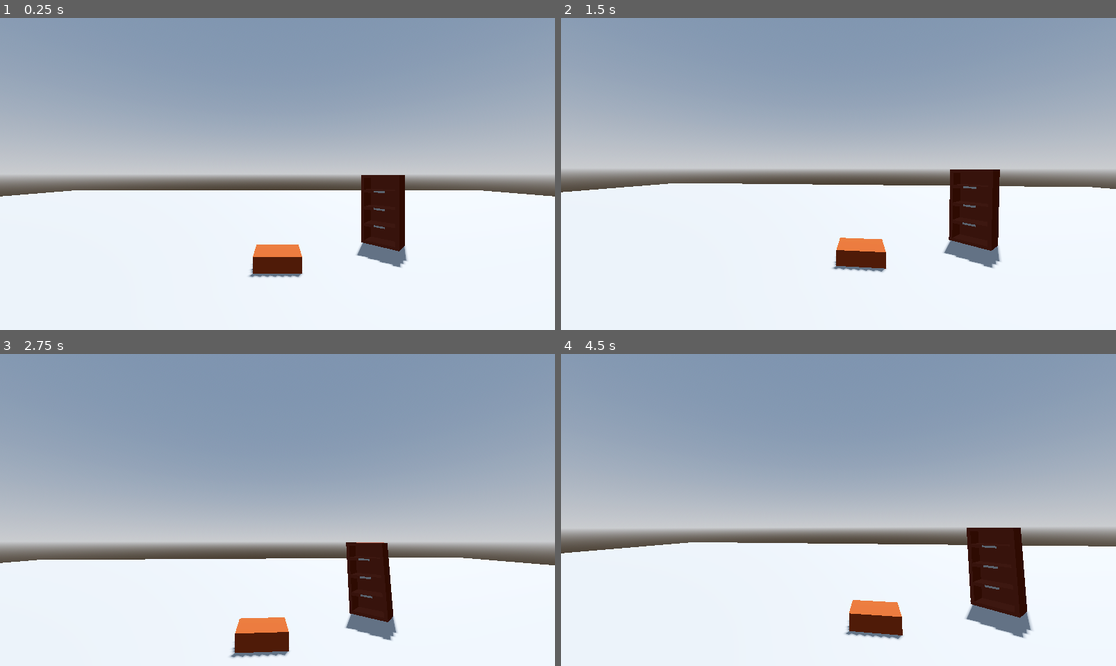
Above: before the commit, frames 1-4 (two rows, left to right).
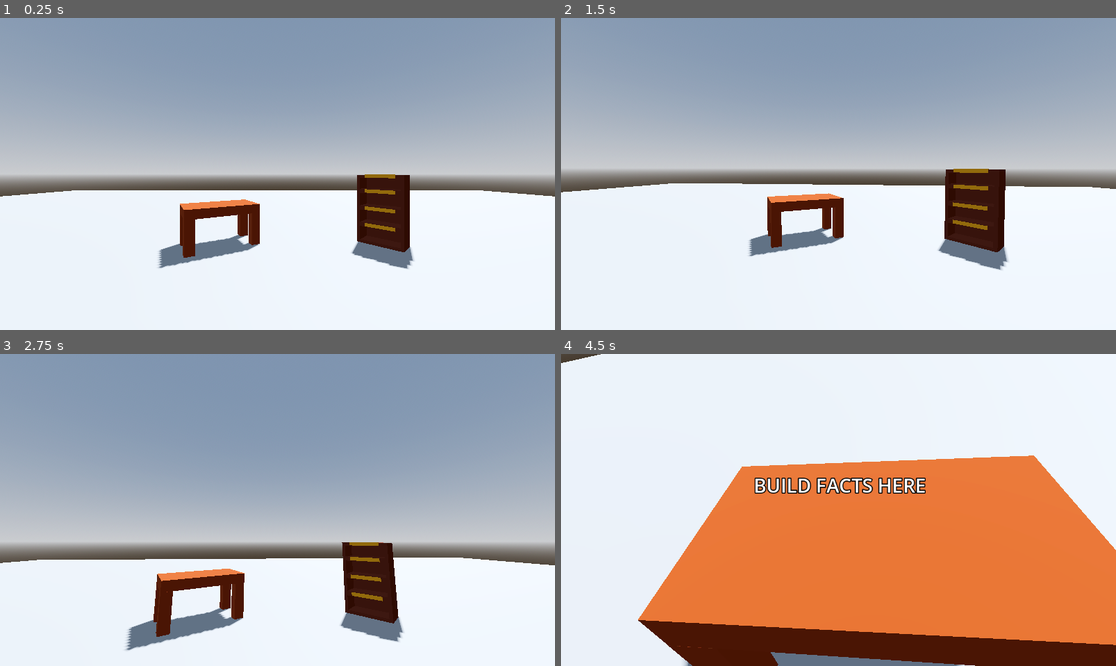
Above: after the commit, the same moments.

Repository: AJaxx86/make-anything-jam-26
Game: Godot game, scene res://world.tscn
Same seed, same stepped clock (60 frames per second), same inputs: the game is played once before the commit and once after it. The project has no main scene, so this scene is started directly.
Inputs (mouse positions are in pixels of both pictures, inside the frame that each line leads up to):
- Up to frame 1 (0.25 s): no input
- Up to frame 2 (1.5 s): tap Enter at 0.5 s; move the mouse to (960, 158) at 0.52 s; press the mouse at (960, 158) at 0.53 s; move the mouse to (727, 189) at 1.27 s; release the mouse at (727, 189) at 1.28 s; click (727, 189) at 1.35 s
- Up to frame 3 (2.75 s): move the mouse to (333, 441) at 2.02 s; press the mouse at (333, 441) at 2.03 s
- Up to frame 4 (4.5 s): move the mouse to (810, 572) at 2.77 s; release the mouse at (810, 572) at 2.78 s; click (810, 572) at 2.85 s; move the mouse to (1005, 556) at 3.52 s; press the mouse at (1005, 556) at 3.53 s; move the mouse to (672, 463) at 4.27 s; release the mouse at (672, 463) at 4.28 s; click (672, 463) at 4.35 s

The runs differ from the first frame. In frame 1, 3.9% of the frame differs, in the area x 28-75%, y 50-84%; in frame 2, 3.8%; in frame 3, 4.8%; in frame 4, 93%, in the area x 0-100%, y 0-100%.

Commit message:
added font and organised files

Diff:
--- a/bookshelf.tscn
+++ b/interactables/bookshelf.tscn
@@ -1,16 +1,17 @@
 [gd_scene format=3 uid="uid://bpsfi1tskpjla"]
 
-[ext_resource type="Script" uid="uid://dy5p7js7mby1m" path="res://interactable.gd" id="1_bhfym"]
+[ext_resource type="Script" uid="uid://dy5p7js7mby1m" path="res://interactables/interactable.gd" id="1_bhfym"]
+[ext_resource type="Script" uid="uid://ume7rejtp6vh" path="res://interactables/draw_babel.gd" id="2_cyyaw"]
 
 [sub_resource type="BoxShape3D" id="BoxShape3D_gv5m4"]
-size = Vector3(1, 2, 0.5840976)
+size = Vector3(1.22, 2, 0.5633672)
 
 [sub_resource type="StandardMaterial3D" id="StandardMaterial3D_bhfym"]
 albedo_color = Color(0.38223523, 0.12471258, 0, 1)
 
 [sub_resource type="BoxMesh" id="BoxMesh_bhfym"]
 material = SubResource("StandardMaterial3D_bhfym")
-size = Vector3(0.98417664, 1.9924664, 0.08691406)
+size = Vector3(1.2360245, 1.9930704, 0.087)
 
 [sub_resource type="BoxMesh" id="BoxMesh_cyyaw"]
 material = SubResource("StandardMaterial3D_bhfym")
@@ -18,17 +19,21 @@
 
 [sub_resource type="BoxMesh" id="BoxMesh_pweli"]
 material = SubResource("StandardMaterial3D_bhfym")
-size = Vector3(0.50756836, 0.99526596, 0.08691406)
+size = Vector3(0.508, 1.235, 0.087)
 
 [sub_resource type="BoxMesh" id="BoxMesh_7ue8p"]
 material = SubResource("StandardMaterial3D_bhfym")
-size = Vector3(0.50756836, 0.8232794, 0.08691406)
+size = Vector3(0.508, 1.073, 0.122)
+
+[sub_resource type="StandardMaterial3D" id="StandardMaterial3D_cyyaw"]
+albedo_color = Color(0.8949411, 0.6110295, 0, 1)
 
 [sub_resource type="BoxMesh" id="BoxMesh_c1t0j"]
-size = Vector3(0.3, 0.05, 0.01)
+material = SubResource("StandardMaterial3D_cyyaw")
+size = Vector3(0.805, 0.1, 0.01)
 
 [sub_resource type="BoxShape3D" id="BoxShape3D_dmqdl"]
-size = Vector3(0.3, 0.05, 0.01)
+size = Vector3(0.805, 0.1, 0.01)
 
 [node name="Bookshelf" type="Area3D" unique_id=51938480 node_paths=PackedStringArray("camera_marker") groups=["Interactable"]]
 transform = Transform3D(0.99999994, 0, 0, 0, 1, 0, 0, 0, 0.99999994, 0, 0, 0)
@@ -37,7 +42,7 @@
 camera_fov = 60.0
 
 [node name="CollisionShape3D" type="CollisionShape3D" parent="." unique_id=914914570]
-transform = Transform3D(0.9999987, 0, 0, 0, 1, 0, 0, 0, 0.9999987, 0, 0, -0.0044511845)
+transform = Transform3D(0.99999833, 0, 0, 0, 1, 0, 0, 0, 0.99999833, 0, 0, 0.0008652149)
 shape = SubResource("BoxShape3D_gv5m4")
 
 [node name="Marker3D" type="Marker3D" parent="." unique_id=483619954]
@@ -46,19 +51,19 @@
 [node name="Mesh" type="Node3D" parent="." unique_id=1664873079]
 
 [node name="Back" type="MeshInstance3D" parent="Mesh" unique_id=1226391554]
-transform = Transform3D(0.9999427, 0, 0, 0, 1, 0, 0, 0, 0.9999427, 8.054075e-06, -0.0028425753, -0.24755934)
+transform = Transform3D(0.99993694, 0, 0, 0, 1, 0, 0, 0, 0.99993694, -0.004910585, -0.0033777654, -0.24755919)
 mesh = SubResource("BoxMesh_bhfym")
 
 [node name="Side" type="MeshInstance3D" parent="Mesh" unique_id=456869698]
-transform = Transform3D(-4.3708695e-08, 0, 0.99994785, 0, 1, 0, -0.99994785, 0, -4.3708695e-08, -0.4527334, -0.03730321, 0.037955057)
+transform = Transform3D(-4.3708685e-08, 0, 0.99994767, 0, 1, 0, -0.99994767, 0, -4.3708685e-08, -0.5759895, -0.03730321, 0.037955046)
 mesh = SubResource("BoxMesh_cyyaw")
 
 [node name="Side2" type="MeshInstance3D" parent="Mesh" unique_id=1377846676]
-transform = Transform3D(-4.370947e-08, 0, 0.99996084, 0, 1, 0, -0.99996084, 0, -4.370947e-08, 0.451542, -0.043954074, 0.037955068)
+transform = Transform3D(-4.3709463e-08, 0, 0.9999607, 0, 1, 0, -0.9999607, 0, -4.3709463e-08, 0.57349813, -0.043954074, 0.03795506)
 mesh = SubResource("BoxMesh_cyyaw")
 
 [node name="Top" type="MeshInstance3D" parent="Mesh" unique_id=1224314586]
-transform = Transform3D(1.910538e-15, 0.9999819, -4.370861e-08, 4.3709488e-08, -4.371139e-08, -0.99996114, -0.999943, 0, -4.3708408e-08, -0.0030045805, 0.9501629, 0.037955035)
+transform = Transform3D(1.9105275e-15, 0.9999789, -4.3708432e-08, 4.3709488e-08, -4.371139e-08, -0.99996114, -0.99994004, 0, -4.370823e-08, -0.0030045803, 0.9501629, 0.03795503)
 mesh = SubResource("BoxMesh_pweli")
 
 [node name="Bottom" type="MeshInstance3D" parent="Mesh" unique_id=1792736139]
@@ -79,12 +84,9 @@
 
 [node name="Labels" type="Node3D" parent="." unique_id=1100338032]
 
-[node name="Label" type="Area3D" parent="Labels" unique_id=1160744624 node_paths=PackedStringArray("required_parent", "camera_marker")]
-transform = Transform3D(0.9999997, 0, 0, 0, 1, 0, 0, 0, 0.9999997, 0, 0.5258569, 0.29376984)
-script = ExtResource("1_bhfym")
-required_parent = NodePath("../..")
-camera_marker = NodePath("Marker3D")
-camera_fov = 35.0
+[node name="Label" type="Area3D" parent="Labels" unique_id=1160744624]
+transform = Transform3D(0.99999946, 0, 0, 0, 1, 0, 0, 0, 0.99999946, 0, 0.9626802, 0.29376972)
+script = ExtResource("2_cyyaw")
 
 [node name="MeshInstance3D" type="MeshInstance3D" parent="Labels/Label" unique_id=1590671846]
 mesh = SubResource("BoxMesh_c1t0j")
@@ -93,10 +95,12 @@
 shape = SubResource("BoxShape3D_dmqdl")
 
 [node name="Marker3D" type="Marker3D" parent="Labels/Label" unique_id=1115260311]
-transform = Transform3D(1, 0, 0, 0, 1, 0, 0, 0, 1, 0, 0, 0.39858916)
+transform = Transform3D(1, 0, 0, 0, 1, 0, 0, 0, 1, 0, 0, 0.55211055)
+
+[node name="Sprite3D" type="Sprite3D" parent="Labels/Label" unique_id=1241670411]
 
 [node name="Label2" type="Area3D" parent="Labels" unique_id=1468983417 node_paths=PackedStringArray("required_parent", "camera_marker")]
-transform = Transform3D(0.99999964, 0, 0, 0, 1, 0, 0, 0, 0.99999964, 0, 0.03482002, 0.2937698)
+transform = Transform3D(0.9999994, 0, 0, 0, 1, 0, 0, 0, 0.9999994, 0, 0.5310688, 0.2937697)
 script = ExtResource("1_bhfym")
 required_parent = NodePath("../..")
 camera_marker = NodePath("Marker3D")
@@ -109,10 +113,10 @@
 shape = SubResource("BoxShape3D_dmqdl")
 
 [node name="Marker3D" type="Marker3D" parent="Labels/Label2" unique_id=536256800]
-transform = Transform3D(1, 0, 0, 0, 1, 0, 0, 0, 1, 0, 0, 0.39858916)
+transform = Transform3D(1, 0, 0, 0, 1, 0, 0, 0, 1, 0, 0, 0.55211055)
 
 [node name="Label3" type="Area3D" parent="Labels" unique_id=863989172 node_paths=PackedStringArray("required_parent", "camera_marker")]
-transform = Transform3D(0.9999996, 0, 0, 0, 1, 0, 0, 0, 0.9999996, 0, -0.4544162, 0.29376978)
+transform = Transform3D(0.99999934, 0, 0, 0, 1, 0, 0, 0, 0.99999934, 0, 0.029506922, 0.29376966)
 script = ExtResource("1_bhfym")
 required_parent = NodePath("../..")
 camera_marker = NodePath("Marker3D")
@@ -125,4 +129,20 @@
 shape = SubResource("BoxShape3D_dmqdl")
 
 [node name="Marker3D" type="Marker3D" parent="Labels/Label3" unique_id=1176253396]
-transform = Transform3D(1, 0, 0, 0, 1, 0, 0, 0, 1, 0, 0, 0.39858916)
+transform = Transform3D(1, 0, 0, 0, 1, 0, 0, 0, 1, 0, 0, 0.55211055)
+
+[node name="Label4" type="Area3D" parent="Labels" unique_id=1736100253 node_paths=PackedStringArray("required_parent", "camera_marker")]
+transform = Transform3D(0.9999993, 0, 0, 0, 1, 0, 0, 0, 0.9999993, 0, -0.45457852, 0.29376963)
+script = ExtResource("1_bhfym")
+required_parent = NodePath("../..")
+camera_marker = NodePath("Marker3D")
+camera_fov = 35.0
+
+[node name="MeshInstance3D" type="MeshInstance3D" parent="Labels/Label4" unique_id=2095004123]
+mesh = SubResource("BoxMesh_c1t0j")
+
+[node name="CollisionShape3D" type="CollisionShape3D" parent="Labels/Label4" unique_id=425522345]
+shape = SubResource("BoxShape3D_dmqdl")
+
+[node name="Marker3D" type="Marker3D" parent="Labels/Label4" unique_id=986072974]
+transform = Transform3D(1, 0, 0, 0, 1, 0, 0, 0, 1, 0, 0, 0.55211055)
--- /dev/null
+++ b/interactables/draw_babel.gd
@@ -0,0 +1,9 @@
+class_name DrawLabel extends Interactable
+
+
+func _ready() -> void:
+	pass
+
+
+func _process(delta: float) -> void:
+	pass
--- a/interactable.gd
+++ b/interactables/interactable.gd
@@ -1,6 +1,6 @@
 class_name Interactable extends Area3D
 
-signal Activate(caller: Interactable, camera_marker: Marker3D, camera_fov: float, open_ui: Control)
+signal activate(caller: Interactable, camera_marker: Marker3D, camera_fov: float, open_ui: Control)
 
 ## Prevents this interactable from being selected unless it's parent is selected first.
 @export var required_parent: Interactable = null
@@ -10,7 +10,7 @@
 
 
 func _ready() -> void:
-	connect("input_event", self._on_input_event)
+	connect("input_event", _on_input_event)
 
 
 func _on_input_event(camera: Node, event: InputEvent, _event_position: Vector3, _normal: Vector3, _shape_idx: int) -> void:
@@ -26,6 +26,6 @@
 		print_debug(self.name + " requires " + required_parent.name + " to be active first")
 		return
 
-	emit_signal(&"Activate", self, camera_marker, camera_fov, open_ui)
+	emit_signal(&"activate", self, camera_marker, camera_fov, open_ui)
 	player_camera.set_camera_view(self, camera_marker, camera_fov, open_ui)
 	print_debug("Clicked on " + name)
--- /dev/null
+++ b/interactables/table.tscn
@@ -0,0 +1,51 @@
+[gd_scene format=3 uid="uid://dk10ax2q8kp4t"]
+
+[ext_resource type="Script" uid="uid://dy5p7js7mby1m" path="res://interactables/interactable.gd" id="1_jd0nb"]
+
+[sub_resource type="StandardMaterial3D" id="StandardMaterial3D_aqk2v"]
+albedo_color = Color(0.5667972, 0.2136864, 0, 1)
+
+[sub_resource type="BoxMesh" id="BoxMesh_aqk2v"]
+material = SubResource("StandardMaterial3D_aqk2v")
+size = Vector3(2.01, 0.25, 1.2)
+
+[sub_resource type="BoxMesh" id="BoxMesh_jsnxf"]
+material = SubResource("StandardMaterial3D_aqk2v")
+size = Vector3(0.25, 0.9008789, 0.25)
+
+[sub_resource type="BoxShape3D" id="BoxShape3D_036b0"]
+size = Vector3(2.02, 1.1577305, 1.195)
+
+[node name="Table" type="Area3D" unique_id=1557502727 node_paths=PackedStringArray("camera_marker") groups=["Interactable"]]
+script = ExtResource("1_jd0nb")
+camera_marker = NodePath("Marker3D")
+camera_fov = 60.0
+
+[node name="Mesh" type="Node3D" parent="." unique_id=501545531]
+
+[node name="Top" type="MeshInstance3D" parent="Mesh" unique_id=1164117208]
+transform = Transform3D(1, 0, 0, 0, 1, 0, 0, 0, 1, 0, 1, 0)
+mesh = SubResource("BoxMesh_aqk2v")
+
+[node name="Leg" type="MeshInstance3D" parent="Mesh" unique_id=295645446]
+transform = Transform3D(1, 0, 0, 0, 1, 0, 0, 0, 1, -0.8798603, 0.42476773, 0.47606558)
+mesh = SubResource("BoxMesh_jsnxf")
+
+[node name="Leg2" type="MeshInstance3D" parent="Mesh" unique_id=1024538897]
+transform = Transform3D(1, 0, 0, 0, 1, 0, 0, 0, 1, -0.8798603, 0.42476773, -0.47040248)
+mesh = SubResource("BoxMesh_jsnxf")
+
+[node name="Leg3" type="MeshInstance3D" parent="Mesh" unique_id=2121502051]
+transform = Transform3D(1, 0, 0, 0, 1, 0, 0, 0, 1, 0.87956333, 0.42476773, -0.47040248)
+mesh = SubResource("BoxMesh_jsnxf")
+
+[node name="Leg4" type="MeshInstance3D" parent="Mesh" unique_id=1460261100]
+transform = Transform3D(1, 0, 0, 0, 1, 0, 0, 0, 1, 0.87956333, 0.42476773, 0.47399944)
+mesh = SubResource("BoxMesh_jsnxf")
+
+[node name="CollisionShape3D" type="CollisionShape3D" parent="." unique_id=999298473]
+transform = Transform3D(1, 0, 0, 0, 1, 0, 0, 0, 1, 0, 0.54934376, 0)
+shape = SubResource("BoxShape3D_036b0")
+
+[node name="Marker3D" type="Marker3D" parent="." unique_id=658876624]
+transform = Transform3D(1, 0, 0, 0, 0.7071068, 0.7071068, 0, -0.7071068, 0.7071068, 0, 2.1263497, 1.0591333)
--- a/world.tscn
+++ b/world.tscn
@@ -1,10 +1,10 @@
 [gd_scene format=3 uid="uid://c1sbx0ul7pd6q"]
 
-[ext_resource type="Script" uid="uid://dy5p7js7mby1m" path="res://interactable.gd" id="1_f3sb7"]
 [ext_resource type="PackedScene" uid="uid://bgh6l2fm2tnvh" path="res://fact_builder.tscn" id="1_fj7yv"]
 [ext_resource type="PackedScene" uid="uid://ceae0gdus63p1" path="res://pause_menu.tscn" id="2_aqk2v"]
 [ext_resource type="Script" uid="uid://cacacaq8un183" path="res://player_cam.gd" id="2_tlwt5"]
-[ext_resource type="PackedScene" uid="uid://bpsfi1tskpjla" path="res://bookshelf.tscn" id="4_036b0"]
+[ext_resource type="PackedScene" uid="uid://bpsfi1tskpjla" path="res://interactables/bookshelf.tscn" id="4_036b0"]
+[ext_resource type="PackedScene" uid="uid://dk10ax2q8kp4t" path="res://interactables/table.tscn" id="5_036b0"]
 
 [sub_resource type="ProceduralSkyMaterial" id="ProceduralSkyMaterial_f3sb7"]
 sky_horizon_color = Color(0.66224277, 0.6717428, 0.6867428, 1)
@@ -18,16 +18,6 @@
 sky = SubResource("Sky_fj7yv")
 tonemap_mode = 2
 glow_enabled = true
-
-[sub_resource type="StandardMaterial3D" id="StandardMaterial3D_aqk2v"]
-albedo_color = Color(0.5667972, 0.2136864, 0, 1)
-
-[sub_resource type="BoxMesh" id="BoxMesh_aqk2v"]
-material = SubResource("StandardMaterial3D_aqk2v")
-size = Vector3(1, 0.33, 0.75)
-
-[sub_resource type="BoxShape3D" id="BoxShape3D_036b0"]
-size = Vector3(1, 0.33, 0.75)
 
 [node name="World" type="Node3D" unique_id=921156161]
 
@@ -60,18 +50,6 @@
 [node name="Bookshelf" parent="." unique_id=51938480 instance=ExtResource("4_036b0")]
 transform = Transform3D(0.7071067, 0, -0.7071067, 0, 1, 0, 0.7071067, 0, 0.7071067, 3.0408654, 0.9486022, -5.8778586)
 
-[node name="Table" type="Area3D" parent="." unique_id=120654855 node_paths=PackedStringArray("camera_marker", "open_ui") groups=["Interactable"]]
-transform = Transform3D(1, 0, 0, 0, 1, 0, 0, 0, 1, 0, 0.12928343, -4.48042)
-script = ExtResource("1_f3sb7")
-camera_marker = NodePath("Marker3D")
-camera_fov = 60.0
+[node name="Table" parent="." unique_id=1557502727 node_paths=PackedStringArray("open_ui") instance=ExtResource("5_036b0")]
+transform = Transform3D(0.8660254, 0, 0.5, 0, 1, 0, -0.5, 0, 0.8660254, -1.6794432, -0.017860532, -5.9000406)
 open_ui = NodePath("../CanvasLayer/FactBuilder")
-
-[node name="MeshInstance3D" type="MeshInstance3D" parent="Table" unique_id=1572485680]
-mesh = SubResource("BoxMesh_aqk2v")
-
-[node name="CollisionShape3D" type="CollisionShape3D" parent="Table" unique_id=1846089750]
-shape = SubResource("BoxShape3D_036b0")
-
-[node name="Marker3D" type="Marker3D" parent="Table" unique_id=2009077442]
-transform = Transform3D(1, 0, 0, 0, 0.7071068, 0.7071068, 0, -0.7071068, 0.7071068, 0, 1.35, 1.0591333)
Binary file added: fonts/pixeloid-font/PixeloidMono-d94EV.ttf
Not shown, added: fonts/pixeloid-font/PixeloidMono-d94EV.ttf.import
Binary file added: fonts/pixeloid-font/PixeloidSans-mLxMm.ttf
Not shown, added: fonts/pixeloid-font/PixeloidSans-mLxMm.ttf.import
Binary file added: fonts/pixeloid-font/PixeloidSansBold-PKnYd.ttf
Not shown, added: fonts/pixeloid-font/PixeloidSansBold-PKnYd.ttf.import
Not shown, added: fonts/pixeloid-font/info.txt
Not shown, added: fonts/pixeloid-font/misc/License.txt
Not shown, added: interactables/draw_babel.gd.uid
Renamed: interactable.gd.uid -> interactables/interactable.gd.uid
